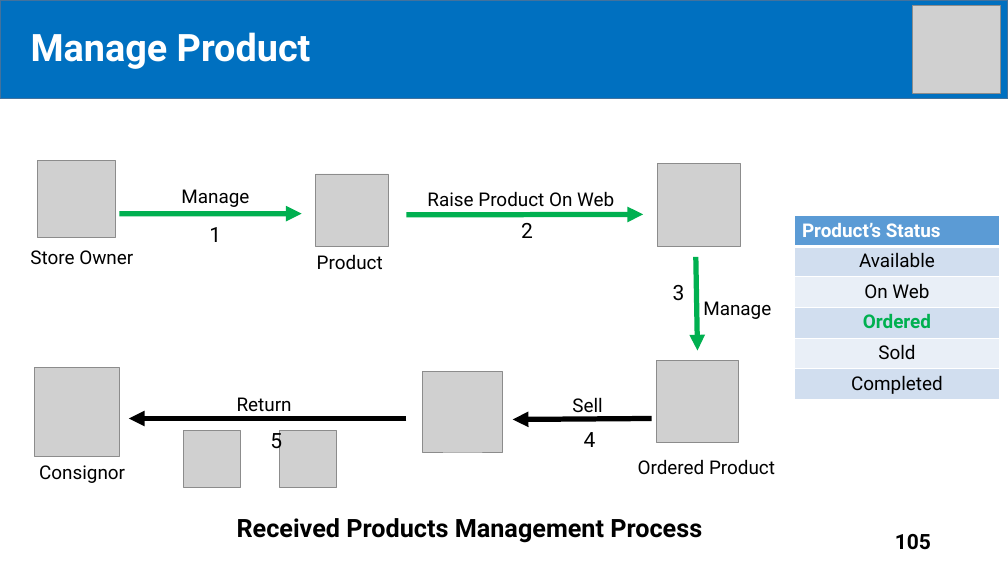
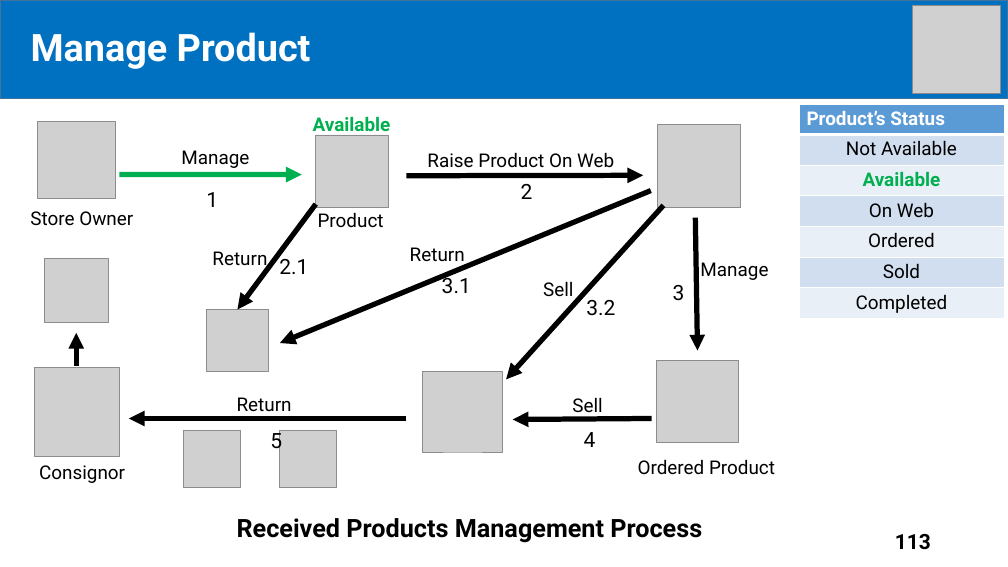
Before and after one commit to tiendan3108/CP, a slide deck: slide 113 of Source/Presentation/PreFinalPresentation.pptx (slide 105 before the commit). Drawn at 1008x567 pixels with LibreOffice and Linux fonts; fonts in the diff are those of the drawing; grey boxes stand for pictures. Boxes give left, top, right and bottom in pixels: in the first picture for what was removed or moved away, otherwise in the second. Text is boxed around its words. In the diff, an @@ line names an element or a change of style, - is before the commit and + after.

```diff
--- a/Source/Presentation/PreFinalPresentation.pptx
+++ b/Source/Presentation/PreFinalPresentation.pptx
@@ text added at (313, 116, 391, 136), 18 pt, text #00B050, bold @@
+Available
@@ table at (799, 104, 1004, 318) @@
+row 2: Not Available
@@ table: place and size @@
-table at (795, 216, 1000, 400)
+table at (799, 104, 1004, 318)
@@ 5 texts, 3 pictures, 2 arrows: place and size @@
-5 texts, 3 pictures, 2 arrows at (30, 160, 740, 270)
+5 texts, 3 pictures, 2 arrows at (30, 121, 740, 227)
@@ arrow (407, 175) - (644, 175): stroke #00B050 5 pt to #000000 5 pt @@
@@ text "1": place and size @@
-text "1" at (209, 227, 221, 242)
+text "1" at (206, 192, 218, 207)
@@ arrow added from (316, 204) to (237, 309), #000000 5 pt @@
@@ arrow added from (651, 191) to (280, 343), #000000 5 pt @@
@@ arrow added from (664, 206) to (507, 380), #000000 5 pt @@
@@ arrow moved from (696, 257) - (698, 351) to (696, 218) - (698, 351) @@
@@ arrow (696, 218) - (698, 351): stroke #00B050 5 pt to #000000 5 pt @@
@@ picture added at (45, 259, 108, 322) @@
@@ text added at (212, 251, 267, 271), 18 pt, text #000000 @@
+Return
@@ text added at (279, 254, 308, 274), 20 pt, text #000000 @@
+2.1
@@ text added at (410, 247, 465, 266), 18 pt, text #000000 @@
+Return
@@ text "Manage": place and size @@
-text "Manage" at (703, 301, 771, 319)
+text "Manage" at (700, 262, 768, 280)
@@ text added at (442, 273, 471, 294), 20 pt, text #000000 @@
+3.1
@@ text added at (543, 281, 573, 297), 18 pt, text #000000 @@
+Sell
@@ picture added at (206, 309, 268, 371) @@
@@ text added at (586, 300, 615, 316), 20 pt, text #000000 @@
+3.2
@@ arrow added from (76, 366) to (76, 333), #000000 5 pt @@
@@ page number at (895, 534, 931, 550): text changed @@
-105
+113
```
Also in this commit, not shown: 48 other slides changed, 13 slides added.
